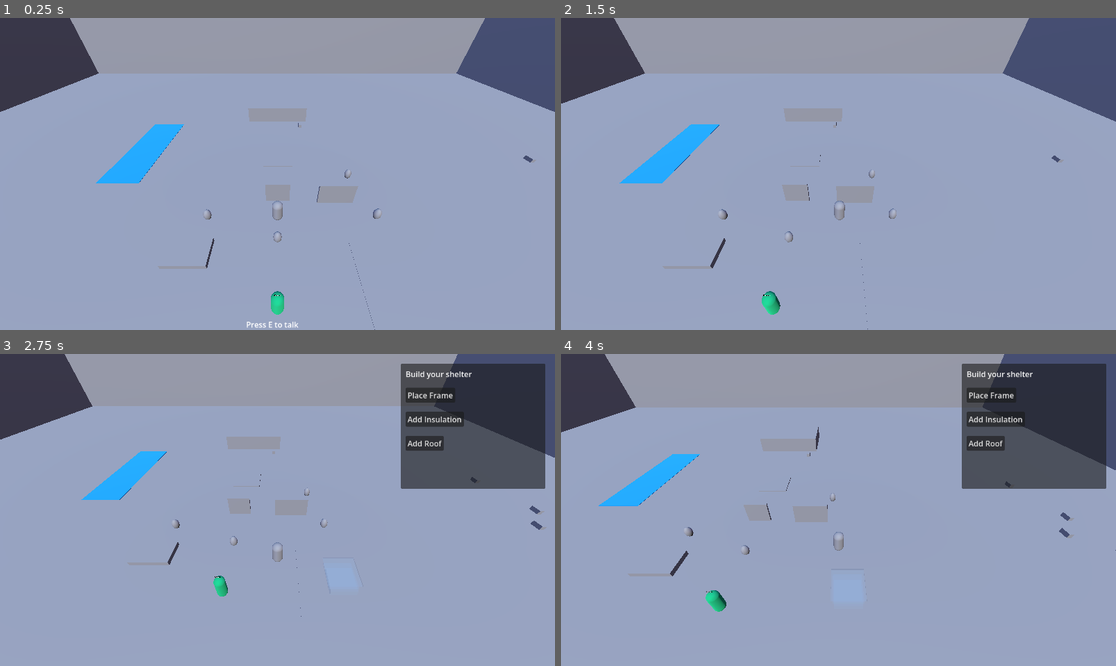
Above: before the commit, frames 1-4 (two rows, left to right).
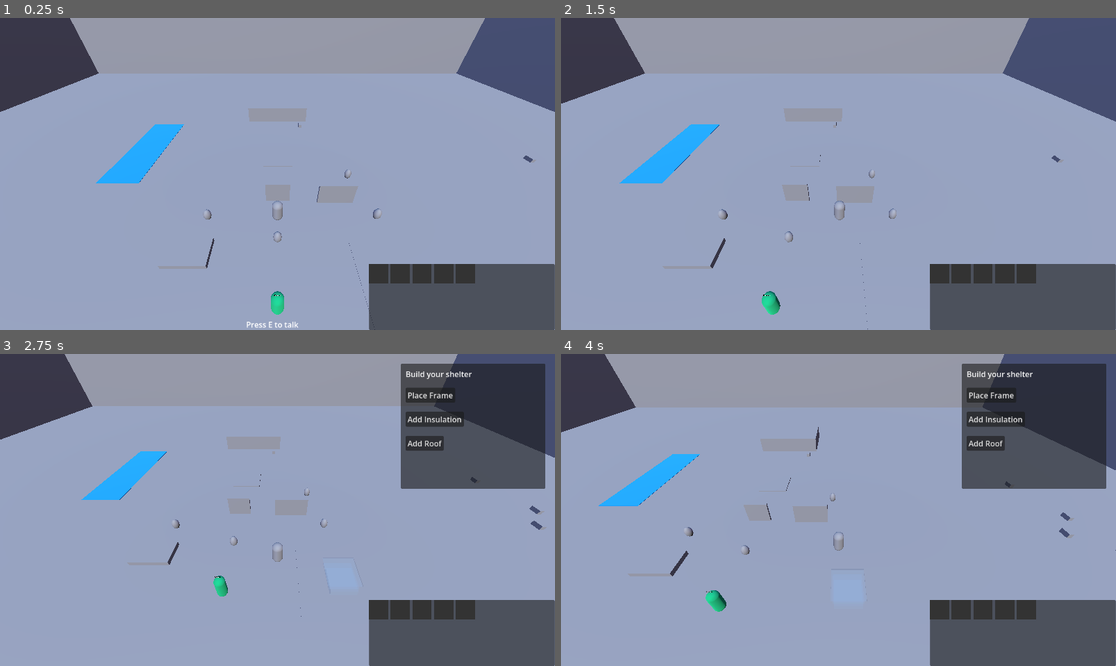
Above: after the commit, the same moments.

Repository: Actulus/scout-camp
Game: Godot game, scene res://scenes/world/world.tscn
The game is run twice, just before and just after one commit, with the same random seed, the same clock (stepped at 60 frames per second) and the same inputs.
Inputs:
- Up to frame 1 (0.25 s): no input
- Up to frame 2 (1.5 s): tap E at 0.5 s; hold D (move_right) 0.53-1.25 s; tap Enter (ui_accept) at 0.77 s; click "Continue" at 1.25 s
- Up to frame 3 (2.75 s): hold S (move_down) from 2.03 s (still down); tap Enter (ui_accept) at 2.27 s
- Up to frame 4 (4 s): release S (move_down) at 2.78 s; hold D (move_right) 2.78-3.53 s; tap E at 3.5 s; hold W (move_up) from 3.53 s (still down); tap Enter (ui_accept) at 3.77 s

The runs differ from the first frame. In frame 1, 7.1% of the frame differs, in the area x 66-100%, y 78-100%; in frame 2, 7.1%; in frame 3, 7.1%; in frame 4, 7.1%.

Commit message:
badge card and HUD sash

Diff:
--- /dev/null
+++ b/scenes/ui/badge_card.tscn
@@ -0,0 +1,59 @@
+[gd_scene format=3 uid="uid://dc6o1d7aqpj1k"]
+
+[ext_resource type="Script" uid="uid://cdb78sfa40weg" path="res://scripts/badge_card.gd" id="1_aywcv"]
+
+[node name="BadgeCard" type="CanvasLayer" unique_id=497995844]
+script = ExtResource("1_aywcv")
+
+[node name="Control" type="Control" parent="." unique_id=1481637342]
+layout_mode = 3
+anchors_preset = 15
+anchor_right = 1.0
+anchor_bottom = 1.0
+grow_horizontal = 2
+grow_vertical = 2
+
+[node name="Panel" type="Panel" parent="Control" unique_id=1097994881]
+layout_mode = 1
+anchors_preset = 8
+anchor_left = 0.5
+anchor_top = 0.5
+anchor_right = 0.5
+anchor_bottom = 0.5
+offset_left = -300.0
+offset_top = -200.0
+offset_right = 300.0
+offset_bottom = 200.0
+grow_horizontal = 2
+grow_vertical = 2
+
+[node name="BadgeName" type="Label" parent="Control/Panel" unique_id=23618093]
+layout_mode = 1
+offset_left = 10.0
+offset_top = 10.0
+offset_right = 50.0
+offset_bottom = 33.0
+
+[node name="KnowledgeText" type="RichTextLabel" parent="Control/Panel" unique_id=67693426]
+layout_mode = 1
+offset_left = 10.0
+offset_top = 40.0
+offset_right = 50.0
+offset_bottom = 80.0
+fit_content = true
+autowrap_mode = 0
+
+[node name="DismissBtn" type="Button" parent="Control/Panel" unique_id=430130334]
+layout_mode = 1
+anchors_preset = 3
+anchor_left = 1.0
+anchor_top = 1.0
+anchor_right = 1.0
+anchor_bottom = 1.0
+offset_left = -66.0
+offset_top = -41.0
+offset_right = -10.0
+offset_bottom = -10.0
+grow_horizontal = 0
+grow_vertical = 0
+text = "Great!"
--- a/scenes/ui/hud.tscn
+++ b/scenes/ui/hud.tscn
@@ -1,6 +1,10 @@
 [gd_scene format=3 uid="uid://c40xqnotbooew"]
 
+[ext_resource type="Script" uid="uid://bj5tgqgm75ljq" path="res://scripts/hud.gd" id="1_0mwgc"]
+
 [node name="HUD" type="CanvasLayer" unique_id=1440731385]
+layer = 0
+script = ExtResource("1_0mwgc")
 
 [node name="Control" type="Control" parent="." unique_id=511750140]
 layout_mode = 3
@@ -25,3 +29,49 @@
 grow_horizontal = 2
 grow_vertical = 0
 text = "Press E to collect"
+
+[node name="Panel" type="Panel" parent="Control" unique_id=551987421]
+layout_mode = 1
+anchors_preset = -1
+anchor_left = 0.7
+anchor_top = 0.85
+anchor_right = 1.0
+anchor_bottom = 1.0
+offset_left = -40.0
+offset_top = -40.0
+grow_horizontal = 0
+grow_vertical = 0
+
+[node name="Badge1" type="ColorRect" parent="Control/Panel" unique_id=1411419600]
+layout_mode = 0
+offset_right = 40.0
+offset_bottom = 40.0
+color = Color(0.2, 0.2, 0.2, 1)
+
+[node name="Badge2" type="ColorRect" parent="Control/Panel" unique_id=1004538359]
+layout_mode = 0
+offset_left = 45.0
+offset_right = 85.0
+offset_bottom = 40.0
+color = Color(0.2, 0.2, 0.2, 1)
+
+[node name="Badge3" type="ColorRect" parent="Control/Panel" unique_id=1475748582]
+layout_mode = 0
+offset_left = 90.0
+offset_right = 130.0
+offset_bottom = 40.0
+color = Color(0.2, 0.2, 0.2, 1)
+
+[node name="Badge4" type="ColorRect" parent="Control/Panel" unique_id=1817455627]
+layout_mode = 0
+offset_left = 135.0
+offset_right = 175.0
+offset_bottom = 40.0
+color = Color(0.2, 0.2, 0.2, 1)
+
+[node name="Badge5" type="ColorRect" parent="Control/Panel" unique_id=552274049]
+layout_mode = 0
+offset_left = 180.0
+offset_right = 220.0
+offset_bottom = 40.0
+color = Color(0.2, 0.2, 0.2, 1)
--- a/scenes/world/world.tscn
+++ b/scenes/world/world.tscn
@@ -8,6 +8,7 @@
 [ext_resource type="PackedScene" uid="uid://b6foj8hb62bgc" path="res://scenes/npcs/npc_base.tscn" id="6_t5ptc"]
 [ext_resource type="PackedScene" uid="uid://cerljfpmf3n6e" path="res://scenes/ui/dialogue_box.tscn" id="7_bq33v"]
 [ext_resource type="PackedScene" uid="uid://dgk1tifyk2p2v" path="res://scenes/skills/shelter/shelter_item.tscn" id="8_j2gmx"]
+[ext_resource type="PackedScene" uid="uid://dc6o1d7aqpj1k" path="res://scenes/ui/badge_card.tscn" id="9_1yooq"]
 
 [sub_resource type="BoxMesh" id="BoxMesh_4rhad"]
 size = Vector3(100, 0.2, 100)
@@ -133,8 +134,6 @@
 item_name = "mushroom"
 display_name = "mushroom"
 
-[node name="HUD" parent="." unique_id=1440731385 instance=ExtResource("5_v5dby")]
-
 [node name="DialogueBox" parent="." unique_id=1184870650 instance=ExtResource("7_bq33v")]
 
 [node name="NPC2" parent="." unique_id=1719892071 instance=ExtResource("6_t5ptc")]
@@ -177,3 +176,7 @@
 item_name = "tentkitbag"
 display_name = "Tent Kit Bag"
 tooltip = "All the materials to make a tent."
+
+[node name="BadgeCard" parent="." unique_id=497995844 instance=ExtResource("9_1yooq")]
+
+[node name="HUD" parent="." unique_id=1440731385 instance=ExtResource("5_v5dby")]
--- /dev/null
+++ b/scripts/badge_card.gd
@@ -0,0 +1,40 @@
+extends CanvasLayer
+
+var badge_data = {
+	"shelter": {
+		"name": "The Shelter Builder",
+		"text": "Frame first, insulation second, roof last.\nAlways sleep off cold ground."
+	},
+	"fire": {
+		"name": "The Fire Starter",
+		"text": "Dry tinder first, insulation second, roof lat.\nNever use wet wood."
+	},
+	"water": {
+		"name": "The Water Guardian",
+		"text": "Always boil found water for at least 1 minute."
+	},
+	"plants": {
+		"name": "The Nature Reader",
+		"text": "Red/white mushrooms and shiny dark berries are often poisonous."
+	},
+	"navigation": {
+		"name": "The Pathfinder",
+		"text": "Note landmarks. The sun rises east. Use compass with map."
+	}
+}
+
+@onready var badge_name = $Control/Panel/BadgeName
+@onready var knowledge = $Control/Panel/KnowledgeText
+@onready var btn = $Control/Panel/DismissBtn
+
+# Called when the node enters the scene tree for the first time.
+func _ready():
+	hide()
+	btn.pressed.connect(hide)
+	GameManager.badge_earned.connect(_on_badge_earned)
+
+func _on_badge_earned(badge_id: String):
+	if badge_id in badge_data:
+		badge_name.text = badge_data[badge_id]["name"]
+		knowledge.text = badge_data[badge_id]["text"]
+		show()
--- /dev/null
+++ b/scripts/hud.gd
@@ -0,0 +1,19 @@
+extends CanvasLayer
+
+var badge_colors = {
+	"shelter": Color("#8B4513"),
+	"fire": Color("#FF6600"),
+	"water": Color("#0088FF"),
+	"plants": Color("#228B22"),
+	"navigation": Color("#FFD700"),
+}
+var badge_slots = ["shelter", "fire", "water", "pants", "navigation"]
+
+# Called when the node enters the scene tree for the first time.
+func _ready():
+	GameManager.badge_earned.connect(_on_badge_earned)
+
+func _on_badge_earned(badge_id: String):
+	var idx = badge_slots.find(badge_id)
+	if idx >= 0:
+		get_node("Control/Panel/Badge" + str(idx+1)).color = badge_colors[badge_id]
Not shown, added: scripts/badge_card.gd.uid
Not shown, added: scripts/hud.gd.uid
